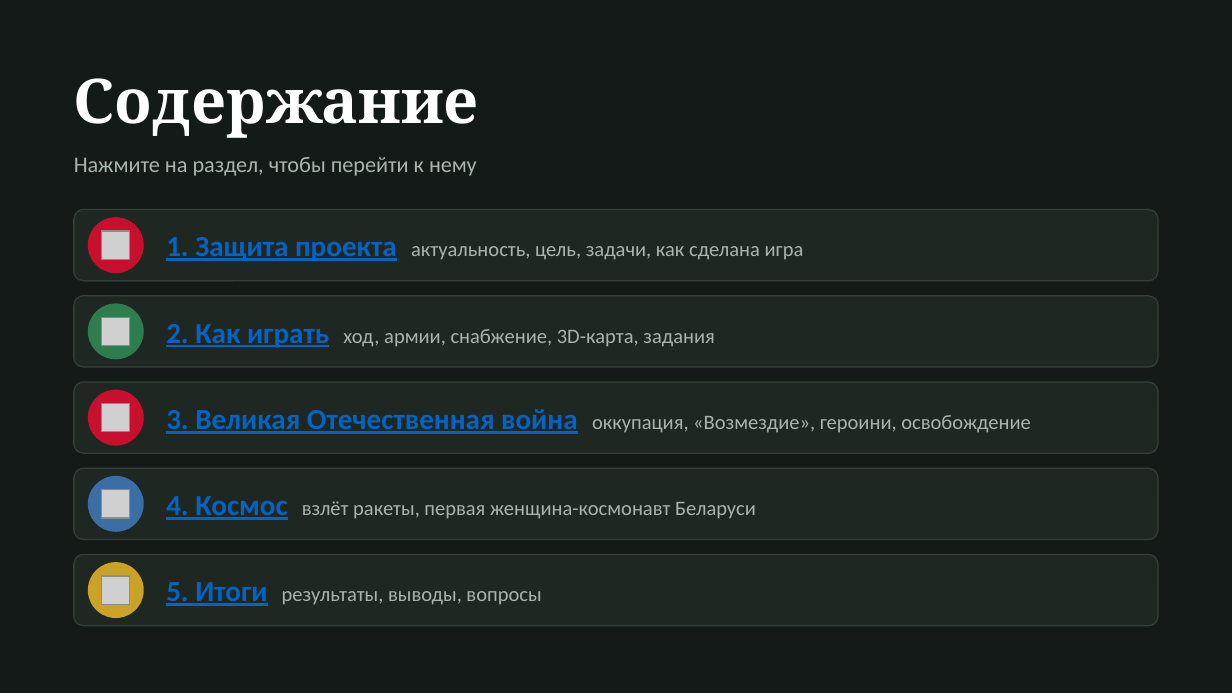
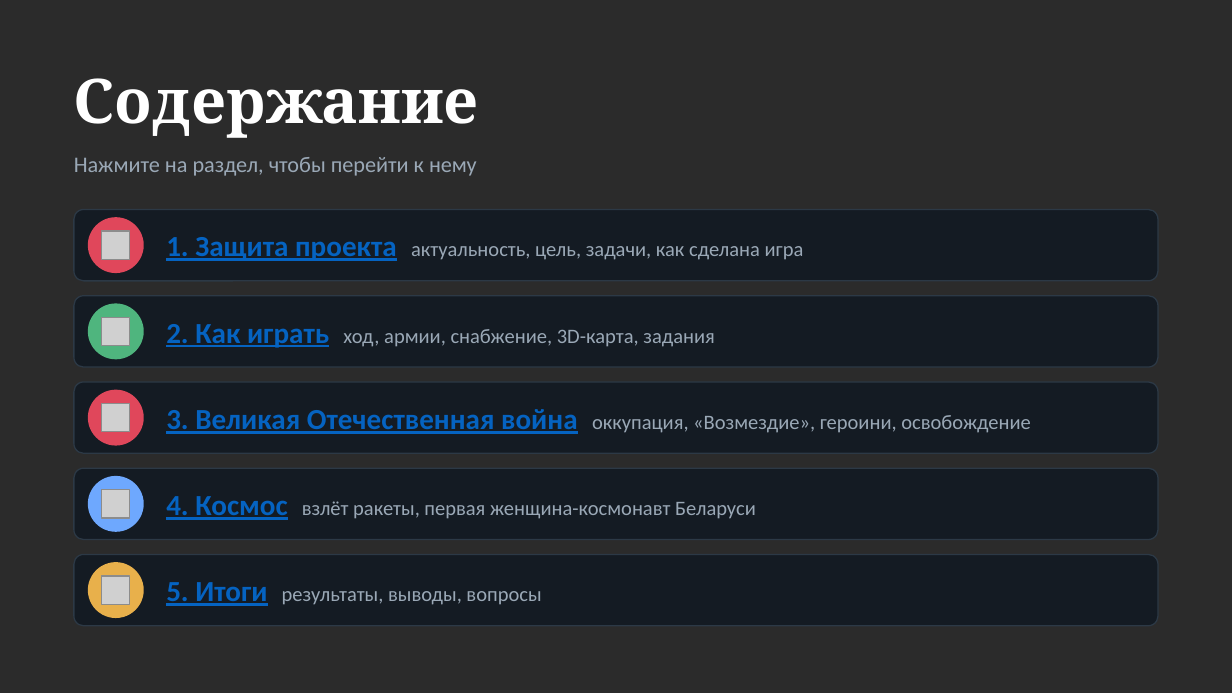
Before and after one commit to rteaminfo1-source/xy-, a slide deck: slide 2 of belarus-game/docs/Презентация - Судьба Республики Беларусь.pptx. Drawn at 1232x693 pixels with LibreOffice and Linux fonts; fonts in the diff are those of the drawing; grey boxes stand for pictures; background and template pictures are left out; a plain dark background stands for a picture behind light text. Boxes give left, top, right and bottom in pixels: in the first picture for what was removed or moved away, otherwise in the second. Text is boxed around its words. In the diff, an @@ line names an element or a change of style, - is before the commit and + after.

```diff
--- a/belarus-game/docs/Презентация - Судьба Республики Беларусь.pptx
+++ b/belarus-game/docs/Презентация - Судьба Республики Беларусь.pptx
@@ background #141A17 to picture (left out) @@
@@ text "Нажмите на раздел, чтобы перейти ..." at [74, 157, 477, 176]: text colour #A9B4AE to #9AA8B6 @@
@@ text "1. Защита проекта актуальность, цель, ..." at [166, 237, 804, 261]: text colour #A9B4AE to #9AA8B6 in "актуальность, цель, задачи, как сделана игра" @@
@@ ellipse at [89, 218, 143, 272]: fill #C8102E to #E0475B; outline #C8102E 1 pt to #E0475B 1 pt @@
@@ text "2. Как играть ход, армии, ..." at [166, 324, 715, 348]: text colour #A9B4AE to #9AA8B6 in "ход, армии, снабжение, 3D-карта, задания" @@
@@ ellipse at [89, 304, 143, 359]: fill #2E7D4F to #4FB57E; outline #2E7D4F 1 pt to #4FB57E 1 pt @@
@@ text "3. Великая Отечественная война оккупация, ..." at [166, 409, 1030, 434]: text colour #A9B4AE to #9AA8B6 in "оккупация, «Возмездие», героини, освобождение" @@
@@ ellipse at [89, 391, 143, 445]: fill #C8102E to #E0475B; outline #C8102E 1 pt to #E0475B 1 pt @@
@@ ellipse at [89, 477, 143, 531]: fill #3B6EA5 to #6EA8FE; outline #3B6EA5 1 pt to #6EA8FE 1 pt @@
@@ text "4. Космос взлёт ракеты, первая ..." at [166, 496, 756, 520]: text colour #A9B4AE to #9AA8B6 in "взлёт ракеты, первая женщина-космонавт Беларуси" @@
@@ fill #1F2723 to #141B23; outline #33403A 0.75 pt to #2C3946 0.75 pt in 5 elements at [74, 209, 1158, 281], [74, 296, 1158, 367], [74, 382, 1158, 453], [74, 468, 1158, 540], [74, 554, 1158, 626] @@
@@ ellipse at [89, 563, 143, 617]: fill #C9A227 to #E8B04B; outline #C9A227 1 pt to #E8B04B 1 pt @@
@@ text "5. Итоги результаты, выводы, вопросы" at [166, 582, 541, 606]: text colour #A9B4AE to #9AA8B6 in "результаты, выводы, вопросы" @@
```
Also in this commit, not shown: 21 other slides changed, 2 other files.
